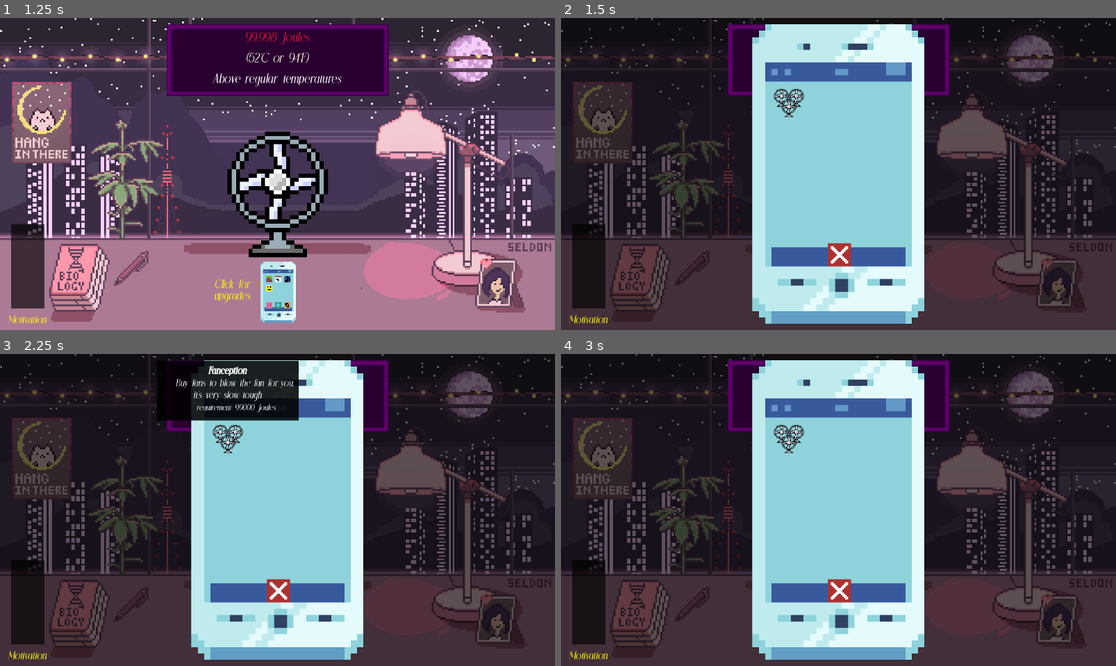
Above: before the commit, frames 1-4 (two rows, left to right).
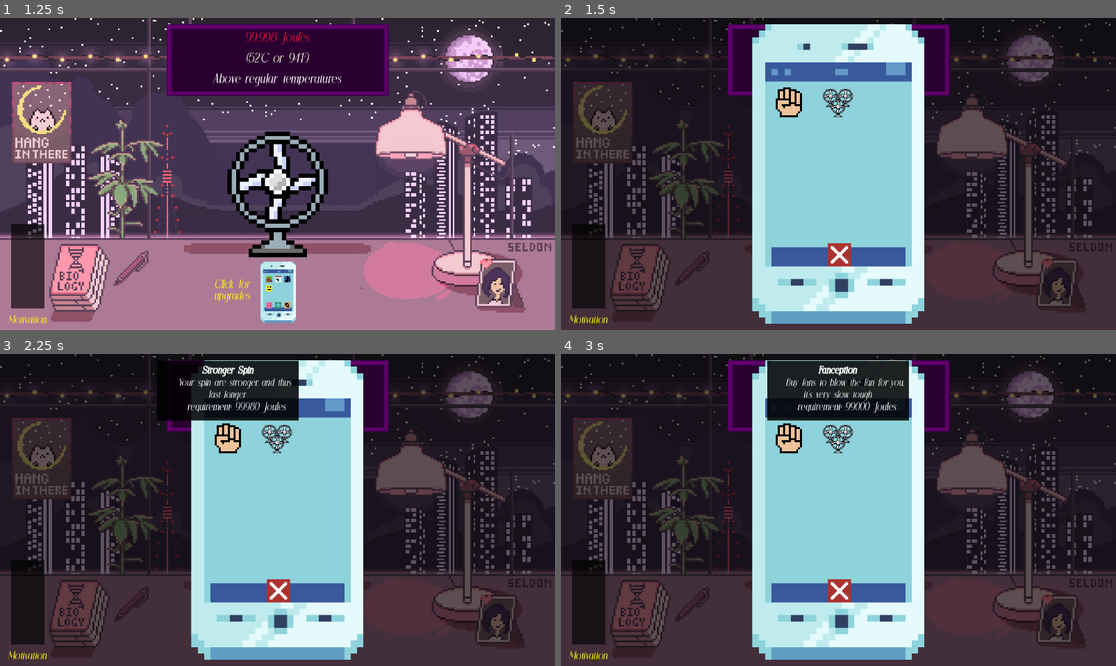
Above: after the commit, the same moments.

Repository: SeldonHh/Fan-of-the-World
Game: Godot game, scene res://Scenes/MainStuff/main.tscn
Two runs of this game, one before a commit and one after it. Both use one fixed random seed, a clock stepped at 60 frames per second and the inputs below.
Inputs (mouse positions are in pixels of both pictures, inside the frame that each line leads up to):
- Up to frame 1 (1.25 s): click (277, 192) at 0.5 s
- Up to frame 2 (1.5 s): click "Click for upgrades" at 1.25 s
- Up to frame 3 (2.25 s): click (227, 438) at 2 s
- Up to frame 4 (3 s): click (838, 438) at 2.75 s

Frame 1 is identical in both runs. In frame 2, 0.7% of the frame differs, in the area x 38-53%, y 22-32%; in frame 3, 1.6%; in frame 4, 5.6%, in the area x 37-63%, y 2-32%.

Commit message:
reworked_spinning+upgrade

Diff:
--- a/godot/Scenes/MainStuff/fan.gd
+++ b/godot/Scenes/MainStuff/fan.gd
@@ -13,10 +13,13 @@
 	preload("uid://b4btupw8hm2wm"),
 ]
 @export var base_speed_scale = 1.0
-@export var constant_spinning_base_speed_scale = .1
+@export var constant_spinning_base_speed_scale = .2
 var speed_scale = base_speed_scale
 @export var fanning_power = 1
-var constant_spinning_init := false
+var spin_generation := 0
+var boost_until: float = 0.0
+var constant_spin_running := false
+var texture_index := 0
 
 func _ready() -> void:
 	Global.fan = self
@@ -24,49 +27,25 @@
 func spin():
 	if !spinning:
 		if constant_spinning:
-			var texture_index = 0
-			if !constant_spinning_init:
-				constant_spinning_init = true
-				speed_scale = constant_spinning_base_speed_scale + motivationbar.value/100
-				while constant_spinning:
-					texture_index = texture_index+1
-					if texture_index >= len(TEXTURES):
-						texture_index = 0
-						Global.lower_joules(fanning_power)
-					fan_texture.texture = TEXTURES[texture_index]
-					await get_tree().create_timer(ANIM_IPS/speed_scale).timeout
-			else:
-				print("hoya")
-				spinning = true
-				speed_scale = base_speed_scale + motivationbar.value/100
-				var timer = get_tree().create_timer(spinning_time)
-				timer.timeout.connect(func():
-					spinning = false
-					speed_scale = constant_spinning_base_speed_scale+motivationbar.value/100)
-				while spinning:
-					texture_index = texture_index+1
-					if texture_index >= len(TEXTURES):
-						texture_index = 0
-						Global.lower_joules(fanning_power)
-					fan_texture.texture = TEXTURES[texture_index]
-					await get_tree().create_timer(ANIM_IPS/speed_scale).timeout
+			boost_until = Time.get_ticks_msec() / 1000.0 + spinning_time
+			return
 		else:
+			spin_generation += 1
+			var my_generation = spin_generation
+			spinning = true
 			speed_scale = base_speed_scale + motivationbar.value/100
-			var texture_index = 0
-			spinning = true
 			var timer = get_tree().create_timer(spinning_time)
-			timer.timeout.connect(func(): spinning = false)
-			while spinning:
+			timer.timeout.connect(func():
+				spinning = false
+				if my_generation == spin_generation:
+					spin_generation += 1)
+			while my_generation == spin_generation:
 				texture_index = texture_index+1
 				if texture_index >= len(TEXTURES):
 					texture_index = 0
 					Global.lower_joules(fanning_power)
 				fan_texture.texture = TEXTURES[texture_index]
 				await get_tree().create_timer(ANIM_IPS/speed_scale).timeout
-				if !constant_spinning:
-					speed_scale -= .1
-				else:
-					speed_scale = base_speed_scale + motivationbar.value/100
 
 
 func _process(_delta: float) -> void:
@@ -74,8 +53,24 @@
 		spin()
 	if Input.is_action_just_pressed("debug2"):
 		constant_spinning = !constant_spinning
-		spin()
-
+		start_constant_spin()
 
 func _on_pressed() -> void:
 	spin()
+
+func start_constant_spin():
+	if constant_spin_running:
+		return
+	constant_spin_running = true
+	while constant_spinning:
+		var current_time = Time.get_ticks_msec() / 1000.0
+		if current_time < boost_until:
+			speed_scale = base_speed_scale + motivationbar.value / 100
+		else:
+			speed_scale = constant_spinning_base_speed_scale + motivationbar.value / 100
+		texture_index = texture_index+1
+		if texture_index >= len(TEXTURES):
+			texture_index = 0
+			Global.lower_joules(fanning_power)
+		fan_texture.texture = TEXTURES[texture_index]
+		await get_tree().create_timer(ANIM_IPS/speed_scale).timeout
--- a/godot/Scenes/Upgrades/upgrade.gd
+++ b/godot/Scenes/Upgrades/upgrade.gd
@@ -14,14 +14,16 @@
 	desc.text = "[b]%s[/b]
 	%s"%[resource.name,resource.desc]
 	desc.text += "
-	[font_size=16] requirement: %s Joules"%resource.joules_requirement
+	[font_size=20] requirement: %s Joules"%resource.joules_requirement
 
 func _on_pressed() -> void:
-	if Global.joules < resource.joules_requirement and self.resource != placeholder:
+	if Global.joules <= resource.joules_requirement and self.resource != placeholder:
 		match resource.name:
 			"Fanception":
 				Global.fan.constant_spinning = true
 				Global.fan.spin()
+			"Stronger Spin":
+				Global.fan.spinning_time += .3
 		self.resource = placeholder
 		tooltip.hide()
 		update_self()
--- a/godot/Scenes/Upgrades/upgrade_menu.tscn
+++ b/godot/Scenes/Upgrades/upgrade_menu.tscn
@@ -6,6 +6,7 @@
 [ext_resource type="Texture2D" uid="uid://chup8tfo8qvuq" path="res://Assets/shiii/quit.png" id="3_ehrvl"]
 [ext_resource type="Script" uid="uid://cpi1kgxegrhpl" path="res://Scenes/Upgrades/grid_container.gd" id="3_hjf6i"]
 [ext_resource type="Resource" uid="uid://blwgyvye1eoud" path="res://resource/upgrades/Fanception.tres" id="4_22vox"]
+[ext_resource type="Resource" uid="uid://jpw5a3jepug1" path="res://resource/upgrades/StrongerSpin.tres" id="5_52241"]
 
 [sub_resource type="StyleBoxFlat" id="StyleBoxFlat_2ax67"]
 bg_color = Color(0, 0, 0, 0.6156863)
@@ -45,6 +46,7 @@
 [node name="Upgrade" parent="TextureRect/GridContainer" unique_id=2009925537 instance=ExtResource("2_2ax67")]
 layout_mode = 2
 size_flags_vertical = 3
+resource = ExtResource("5_52241")
 
 [node name="Upgrade2" parent="TextureRect/GridContainer" unique_id=845009409 instance=ExtResource("2_2ax67")]
 layout_mode = 2
--- a/godot/icon.svg
+++ /dev/null
@@ -1 +0,0 @@
-<svg xmlns="http://www.w3.org/2000/svg" width="128" height="128"><rect width="124" height="124" x="2" y="2" fill="#363d52" stroke="#212532" stroke-width="4" rx="14"/><g fill="#fff" transform="translate(12.322 12.322)scale(.101)"><path d="M105 673v33q407 354 814 0v-33z"/><path fill="#478cbf" d="m105 673 152 14q12 1 15 14l4 67 132 10 8-61q2-11 15-15h162q13 4 15 15l8 61 132-10 4-67q3-13 15-14l152-14V427q30-39 56-81-35-59-83-108-43 20-82 47-40-37-88-64 7-51 8-102-59-28-123-42-26 43-46 89-49-7-98 0-20-46-46-89-64 14-123 42 1 51 8 102-48 27-88 64-39-27-82-47-48 49-83 108 26 42 56 81zm0 33v39c0 276 813 276 814 0v-39l-134 12-5 69q-2 10-14 13l-162 11q-12 0-16-11l-10-65H446l-10 65q-4 11-16 11l-162-11q-12-3-14-13l-5-69z"/><path d="M483 600c0 34 58 34 58 0v-86c0-34-58-34-58 0z"/><circle cx="725" cy="526" r="90"/><circle cx="299" cy="526" r="90"/></g><g fill="#414042" transform="translate(12.322 12.322)scale(.101)"><circle cx="307" cy="532" r="60"/><circle cx="717" cy="532" r="60"/></g></svg>
--- /dev/null
+++ b/godot/resource/upgrades/StrongerSpin.tres
@@ -0,0 +1,12 @@
+[gd_resource type="Resource" script_class="UpgradeResource" format=3 uid="uid://jpw5a3jepug1"]
+
+[ext_resource type="Script" uid="uid://fp67a1888byh" path="res://resource/base/UpgradeBase.gd" id="1_d1ewu"]
+[ext_resource type="Texture2D" uid="uid://l8j2g12lw30v" path="res://Assets/upgrades/fist.png" id="2_d1ewu"]
+
+[resource]
+script = ExtResource("1_d1ewu")
+name = "Stronger Spin"
+texture = ExtResource("2_d1ewu")
+joules_requirement = 99980
+desc = "Your spin are stronger, and thus last longer"
+metadata/_custom_type_script = "uid://fp67a1888byh"
Binary file added: godot/Assets/upgrades/fist.png
Not shown, changed: godot/Assets/upgrades/fist.png.import
